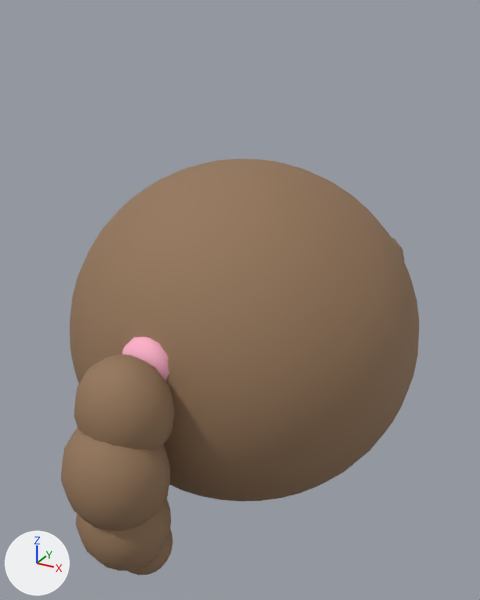
The glTF model modules/Wardrobe/Models/Hair/ponytail.glb: old version first, new version second.
Rendered twice from a 50 mm lens placed at (0.719, -1.348, 1.855), pointed at (0.046, -0.123, 1.243). Lighting does not change. The marker at lower left points along +X, +Y and +Z. The first picture is the older version.

Names of what the first picture shows: 'Head'.
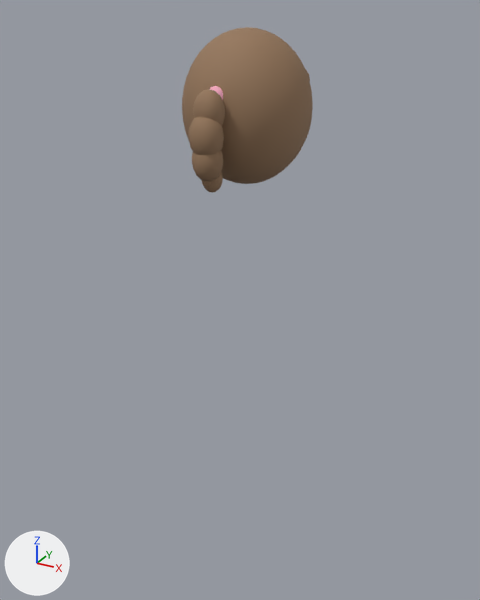
Changed parts and their boxes [x1, y1, x2, y2] in the pictures (480 x 600 px; the box of a moved part takes in the faces that stretch with it):
'Head', reshaped, moved (63% narrower, 60% shorter): before [61, 159, 419, 575]; after [182, 27, 313, 192]
part 1 of me_head, moved or reshaped (mostly hidden): before [390, 236, 404, 260]; after [305, 69, 310, 81]
part 2 of me_head, moved or reshaped: before [74, 354, 175, 451]; after [193, 89, 225, 126]
part 3 of me_head, moved or reshaped: before [61, 428, 171, 531]; after [188, 117, 224, 155]
part 4 of me_head, moved or reshaped: before [76, 498, 171, 571]; after [192, 151, 223, 181]
part 5 of me_head, moved or reshaped: before [127, 528, 173, 575]; after [202, 172, 223, 192]
part 6 of me_head, moved or reshaped: before [122, 337, 169, 381]; after [210, 86, 223, 100]
part 7 of me_head, moved or reshaped: before [70, 159, 419, 501]; after [182, 27, 313, 184]

What the commit changed:
me_head is used by ob_head; location (0.0, 0.0, 0.72).
me_head had 1682 vertices, 3256 faces and spanned x -0.428..0.428, y -0.639..0.362, z -0.014..0.814.
me_head now has 1682 vertices, 3256 faces and spans x -0.144..0.144, y -0.216..0.122, z 0.007..0.338.
me_head part 1: the loose piece of 114 vertices spanning x 0.12..0.32, y 0.173..0.313, z 0.467..0.617 is scaled about its middle by (0.338, 0.338, 0.399), then moved by (-0.146, -0.161, -0.313).
me_head part 2: the loose piece of 114 vertices spanning x -0.1..0.1, y -0.59..-0.41, z 0.318..0.538 is scaled about its middle by (0.338, 0.338, 0.399), then moved by (0.0, 0.331, -0.244).
me_head part 3: the loose piece of 114 vertices spanning x -0.11..0.11, y -0.639..-0.441, z 0.187..0.429 is scaled about its middle by (0.337, 0.338, 0.399), then moved by (0.0, 0.358, -0.172).
me_head part 4: the loose piece of 114 vertices spanning x -0.1..0.1, y -0.62..-0.44, z 0.078..0.298 is scaled about its middle by (0.338, 0.337, 0.399), then moved by (0.0, 0.351, -0.1).
me_head part 5: the loose piece of 114 vertices spanning x -0.07..0.07, y -0.543..-0.417, z 0.011..0.165 is scaled about its middle by (0.338, 0.338, 0.399), then moved by (0.0, 0.318, -0.04).
me_head part 6: the loose piece of 62 vertices spanning x -0.06..0.06, y -0.46..-0.38, z 0.428..0.548 is scaled about its middle by (0.338, 0.337, 0.399), then moved by (0.0, 0.278, -0.28).
me_head part 7: 708 of 1682 vertices moved; they spanned x -0.428..0.428, y -0.444..0.328, z -0.014..0.814 and now span x -0.144..0.144, y -0.15..0.111, z 0.007..0.338; mean shift (0.0, 0.058, -0.272); largest move (0.0, -0.075, 0.81) -> (0.0, -0.025, 0.337).
Other edits to the shape of me_head do not show in these pictures.
Object 'Head' (ob_head) moves from (0.0, 0.0, 0.72) to (0.0, 0.0, 1.48).
